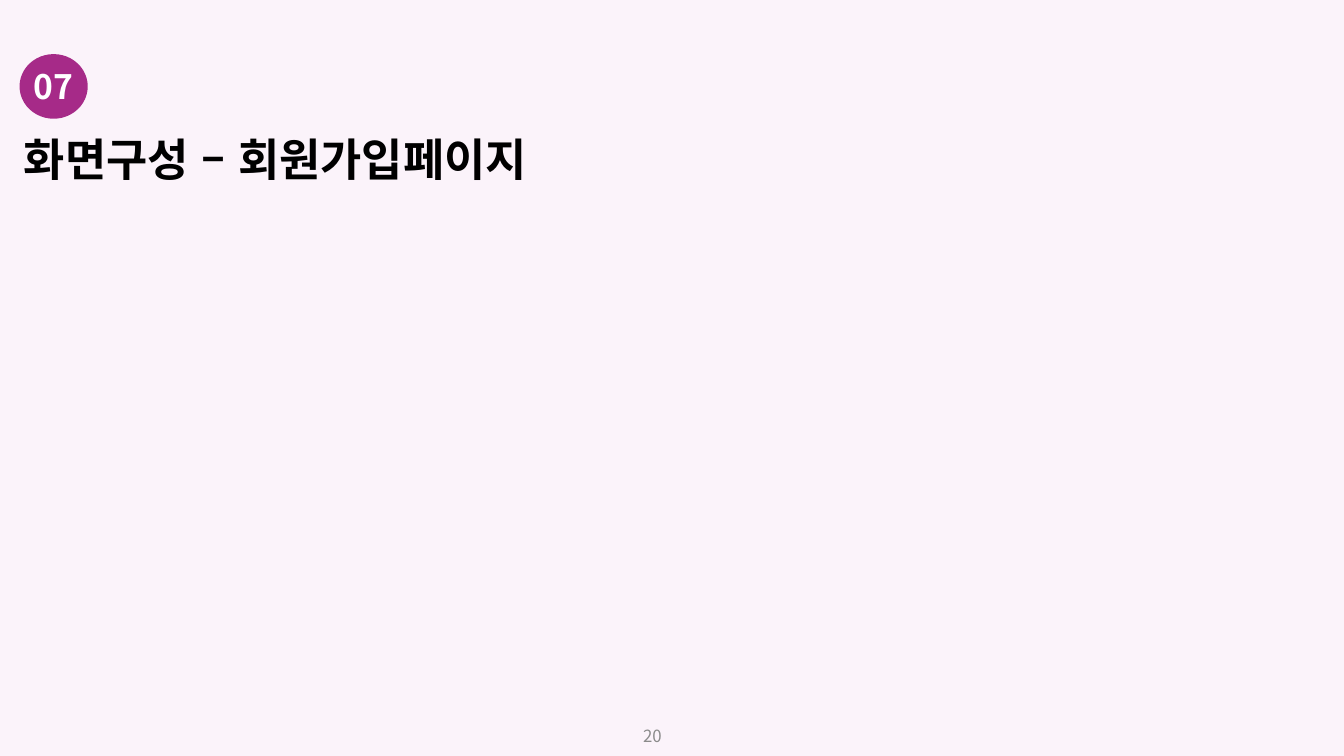
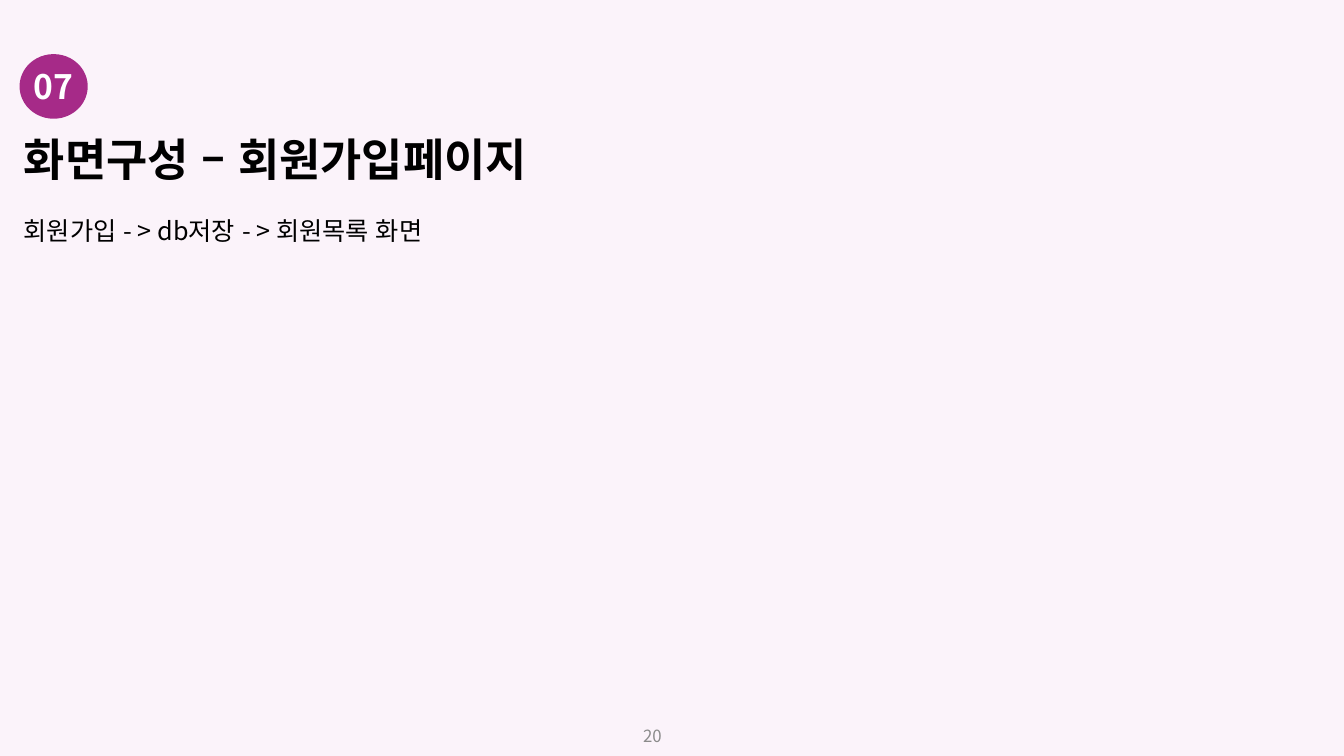
Before and after one commit to martket-berry/Teamproject, a slide deck: slide 20 of MartketMerry/documents/MarketMerry_portfolio.pptx. Drawn at 1344x756 pixels with LibreOffice and Linux fonts; fonts in the diff are those of the drawing. Boxes give left, top, right and bottom in pixels: in the first picture for what was removed or moved away, otherwise in the second. Text is boxed around its words. In the diff, an @@ line names an element or a change of style, - is before the commit and + after.

```diff
--- a/MartketMerry/documents/MarketMerry_portfolio.pptx
+++ b/MartketMerry/documents/MarketMerry_portfolio.pptx
@@ text added at box(24, 219, 422, 242), 18 pt, text #000000 @@
+회원가입 - > db저장 - > 회원목록 화면
```
Also in this commit, not shown: 5 other slides changed.
